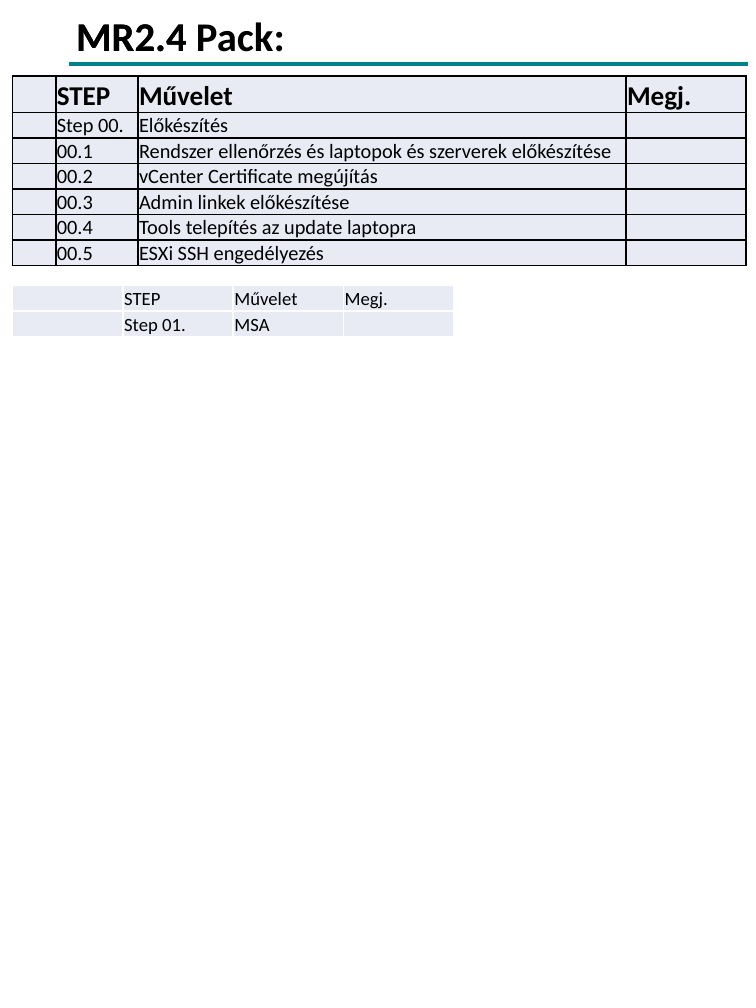
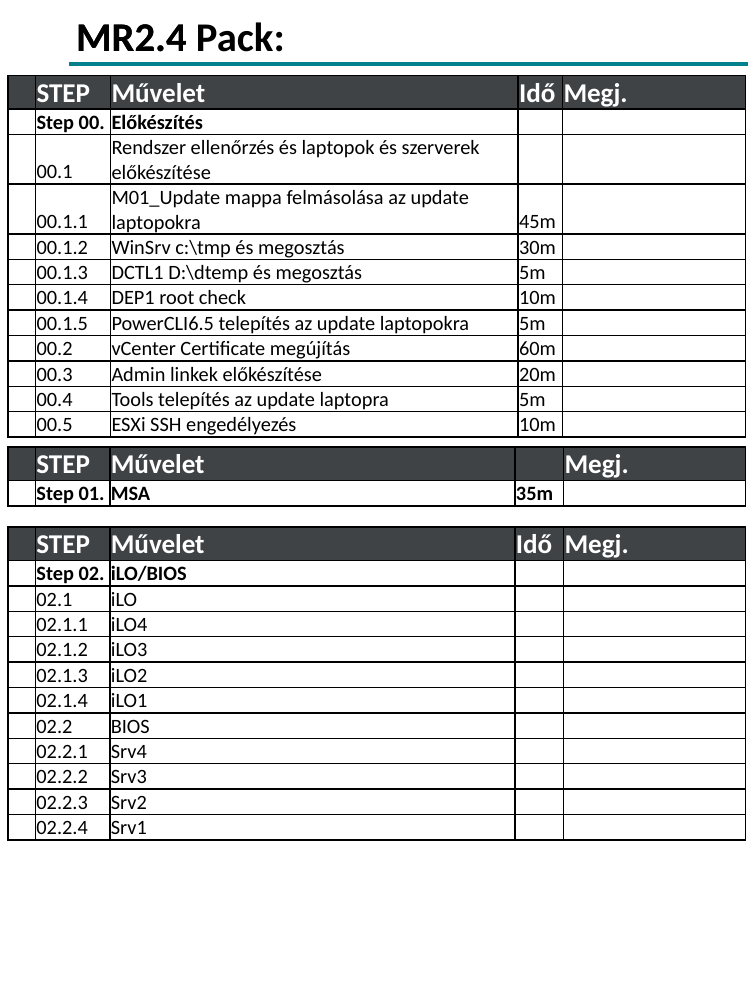
Before and after one commit to devilinside71/Onyx-Boox-Air-2-Plus-Templates, a slide deck: slide 2 of MR2.4/MR2.4_Full.pptx (slide 4 before the commit). Drawn at 756x1008 pixels with LibreOffice and Linux fonts; fonts in the diff are those of the drawing; background and template pictures are left out. Boxes give left, top, right and bottom in pixels: in the first picture for what was removed or moved away, otherwise in the second. Text is boxed around its words. In the diff, an @@ line names an element or a change of style, - is before the commit and + after.

```diff
--- a/MR2.4/MR2.4_Full.pptx
+++ b/MR2.4/MR2.4_Full.pptx
@@ table at [9,76,746,442] @@
- | STEP | Művelet | Megj.
- | Step 00. | Előkészítés | 
- | 00.1 | Rendszer ellenőrzés és laptopok és szerverek előkészítése | 
- | 00.2 | vCenter Certificate megújítás | 
- | 00.3 | Admin linkek előkészítése | 
- | 00.4 | Tools telepítés az update laptopra | 
- | 00.5 | ESXi SSH engedélyezés | 
+ | STEP | Művelet | Idő | Megj.
+ | Step 00. | Előkészítés |  | 
+ | 00.1 | Rendszer ellenőrzés és laptopok és szerverek előkészítése |  | 
+ | 00.1.1 | M01_Update mappa felmásolása az update laptopokra | 45m | 
+ | 00.1.2 | WinSrv c:\tmp és megosztás | 30m | 
+ | 00.1.3 | DCTL1 D:\dtemp és megosztás | 5m | 
+ | 00.1.4 | DEP1 root check | 10m | 
+ | 00.1.5 | PowerCLI6.5 telepítés az update laptopokra | 5m | 
+ | 00.2 | vCenter Certificate megújítás | 60m | 
+ | 00.3 | Admin linkek előkészítése | 20m | 
+ | 00.4 | Tools telepítés az update laptopra | 5m | 
+ | 00.5 | ESXi SSH engedélyezés | 10m | 
@@ table at [9,447,747,511] @@
+column 4:  | 35m
@@ table: place and size @@
-table at [12,286,452,338]
+table at [9,447,747,511]
@@ table added at [9,526,747,844], 12 rows, 5 columns @@
+ | STEP | Művelet | Idő | Megj.
+ | Step 02. | iLO/BIOS |  | 
+ | 02.1 | iLO |  | 
+ | 02.1.1 | iLO4 |  | 
+ | 02.1.2 | iLO3 |  | 
+ | 02.1.3 | iLO2 |  | 
+ | 02.1.4 | iLO1 |  | 
+ | 02.2 | BIOS |  | 
+ | 02.2.1 | Srv4 |  | 
+ | 02.2.2 | Srv3 |  | 
+ | 02.2.3 | Srv2 |  | 
+ | 02.2.4 | Srv1 |  | 
```
Also in this commit, not shown: 1 other slide changed, 3 slides added, 2 slides removed, 2 other files.
